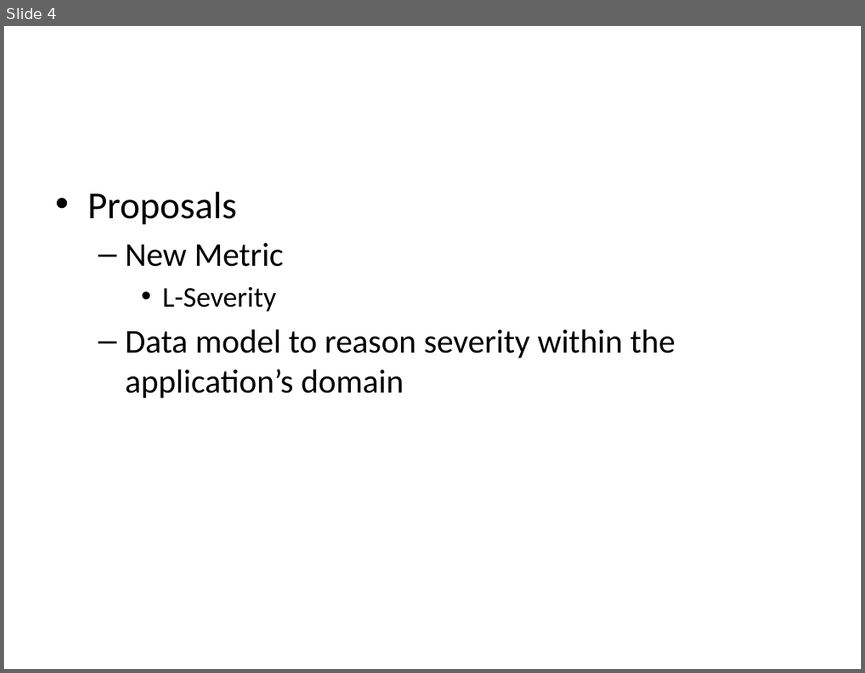
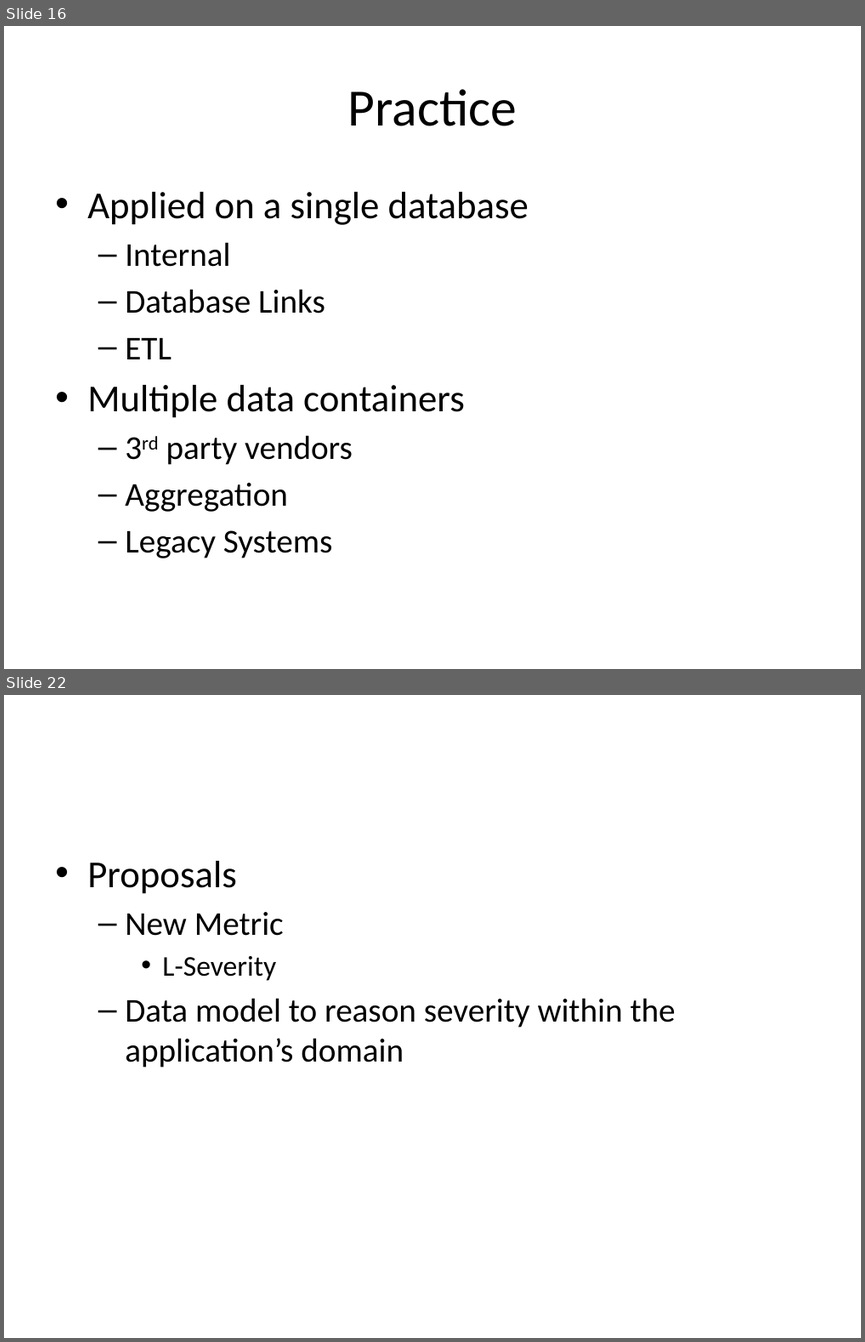
Before and after one commit to jayvelasco1990/big-data, a slide deck: proposal.pptx. Shown one above the other, each under a label of ours: slide 4 before the commit, slides 16 and 22 after it; the slides between them are not shown. The pictures are 865x673 and 865x1342 pixels, drawn with LibreOffice and Linux fonts; fonts in the diff are those of the drawing. Boxes give left, top, right and bottom in pixels: in the first picture for what was removed or moved away, otherwise in the second. Text is boxed around its words. In the diff, an @@ line names an element or a change of style, - is before the commit and + after.

```diff
--- a/proposal.pptx
+++ b/proposal.pptx
@@ slide 16 added at (4, 26, 861, 669), background #FFFFFF @@
@@ title added at (348, 89, 517, 126), 44 pt, text #000000 @@
+Practice
@@ text added at (87, 192, 528, 558), 28 pt, text #000000 @@
+• Applied on a single database
+  – Internal
+  – Database Links
+  – ETL
+• Multiple data containers
+  – 3rd party vendors
+  – Aggregation
+  – Legacy Systems
@@ what was slide 4 is now slide 22 @@
```
Also in this commit, not shown: 2 slides changed, 18 other slides added, 1 slide removed, 3 other files.
